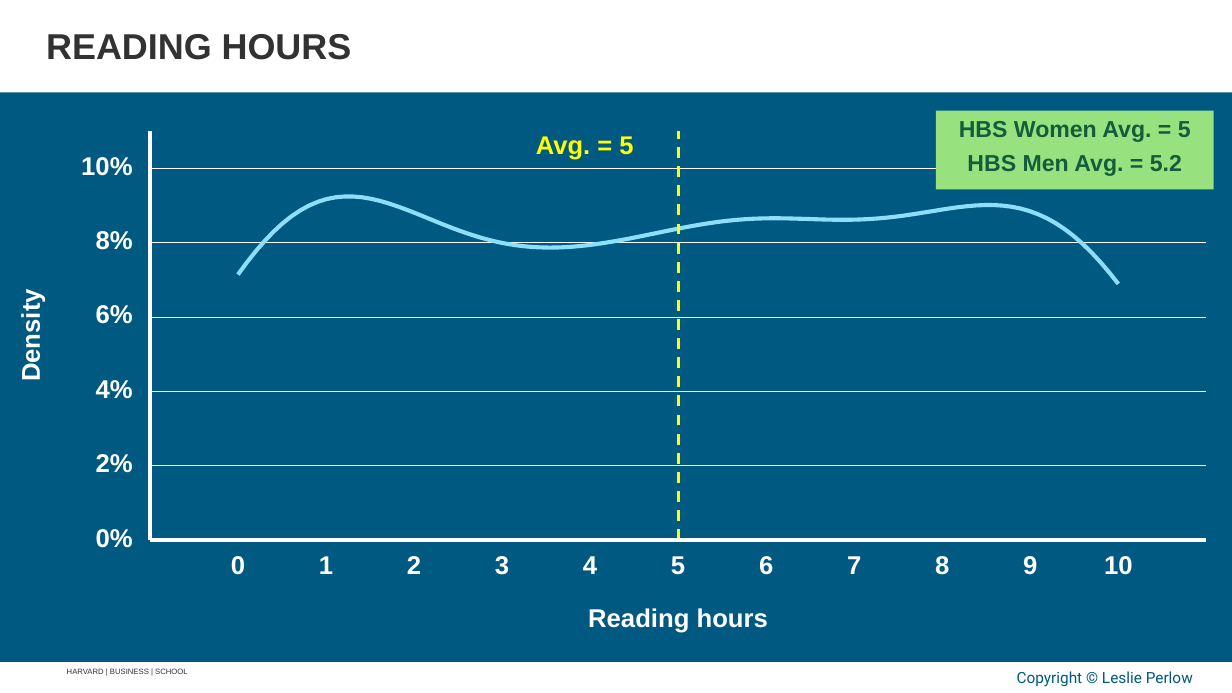
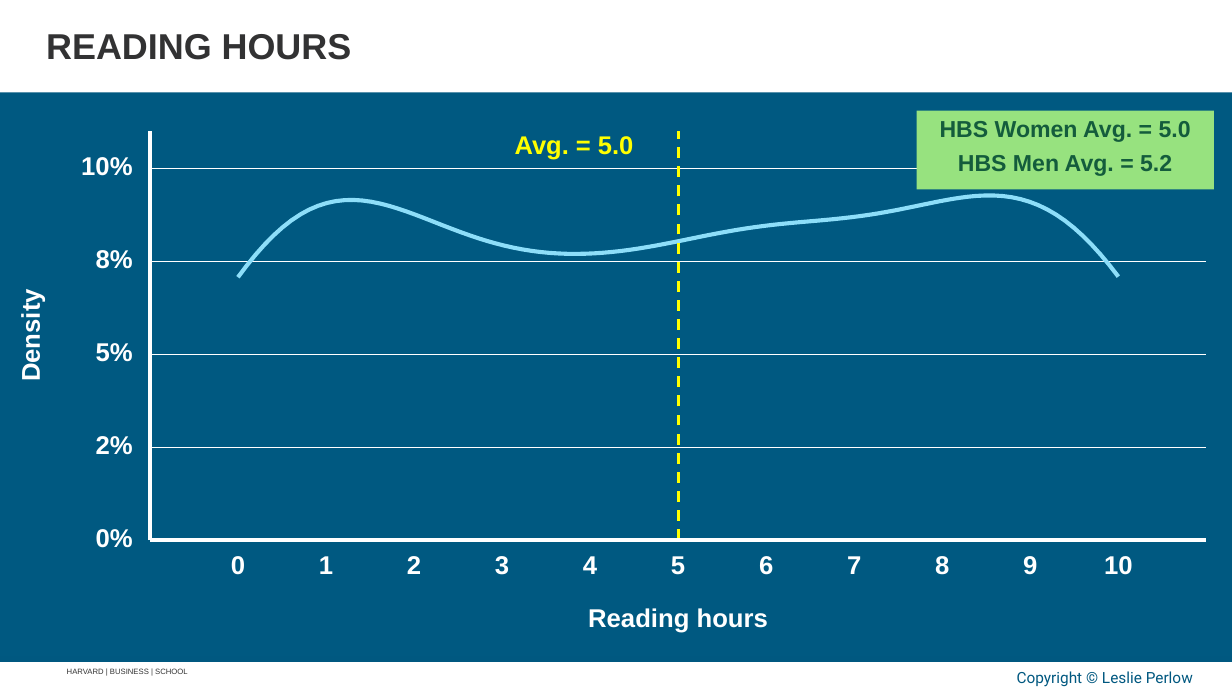
Before and after one commit to APPLITICS/lifematrix-deck-automation, a slide deck: slide 12 of outputs/generated_slides.pptx. Drawn at 1232x693 pixels with LibreOffice and Linux fonts; fonts in the diff are those of the drawing; background and template pictures are left out. Boxes give left, top, right and bottom in pixels: in the first picture for what was removed or moved away, otherwise in the second. Text is boxed around its words. In the diff, an @@ line names an element or a change of style, - is before the commit and + after.

```diff
--- a/outputs/generated_slides.pptx
+++ b/outputs/generated_slides.pptx
@@ rectangle: place and size @@
-rectangle at (936,111,1214,189)
+rectangle at (917,111,1214,189)
@@ text at (515,136,633,159): text changed @@
-Avg. = 5
+Avg. = 5.0
@@ text at (940,121,1191,142): text changed @@
-HBS Women Avg. = 5
+HBS Women Avg. = 5.0
@@ text "HBS Men Avg. = 5.2": place and size @@
-text "HBS Men Avg. = 5.2" at (967,155,1182,176)
+text "HBS Men Avg. = 5.2" at (958,155,1172,176)
@@ freeform shape: place and size @@
-freeform shape at (238,197,1119,285)
+freeform shape at (238,196,1119,277)
@@ text "8%": place and size @@
-text "8%" at (96,231,133,250)
+text "8%" at (96,250,133,269)
@@ freeform shape: place and size @@
-freeform shape at (150,242,1206,242)
+freeform shape at (150,261,1206,261)
@@ text removed at (96,305,133,324) @@
-6%
@@ freeform shape removed at (150,317,1206,317) @@
@@ text added at (96,343,133,362), 20 pt, text #FFFFFF, bold @@
+5%
@@ freeform shape: place and size @@
-freeform shape at (150,391,1206,391)
+freeform shape at (150,354,1206,354)
@@ text removed at (96,380,133,399) @@
-4%
@@ text "2%": place and size @@
-text "2%" at (96,454,133,473)
+text "2%" at (96,436,133,455)
@@ freeform shape: place and size @@
-freeform shape at (150,466,1206,466)
+freeform shape at (150,447,1206,447)
```
Also in this commit, not shown: 49 other slides changed, 10 slides added, 9 slides removed, 1 other file.
